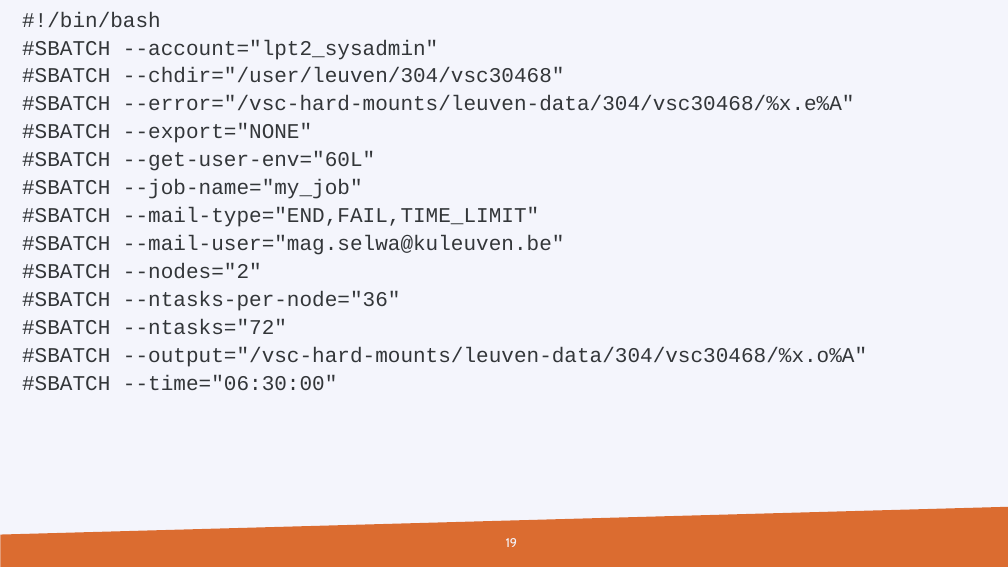
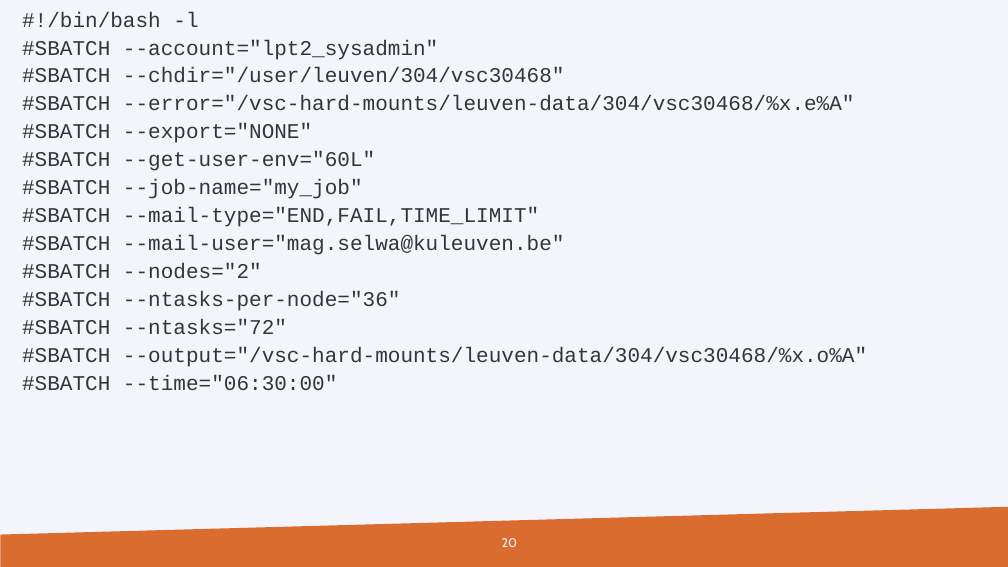
Before and after one commit to hpcleuven/Slurm-lunchbox, a slide deck: slide 20 of Slurm_Lunchbox.pptx (slide 19 before the commit). Drawn at 1008x567 pixels with LibreOffice and Linux fonts; fonts in the diff are those of the drawing; background and template pictures are left out. Boxes give left, top, right and bottom in pixels: in the first picture for what was removed or moved away, otherwise in the second. Text is boxed around its words. In the diff, an @@ line names an element or a change of style, - is before the commit and + after.

```diff
--- a/Slurm_Lunchbox.pptx
+++ b/Slurm_Lunchbox.pptx
@@ text at (22,12,198,27): text changed @@
-  #!/bin/bash
+  #!/bin/bash -l
@@ page number at (502,538,518,547): text changed @@
-19
+20
```
Also in this commit, not shown: 5 other slides changed, 1 slide added.
